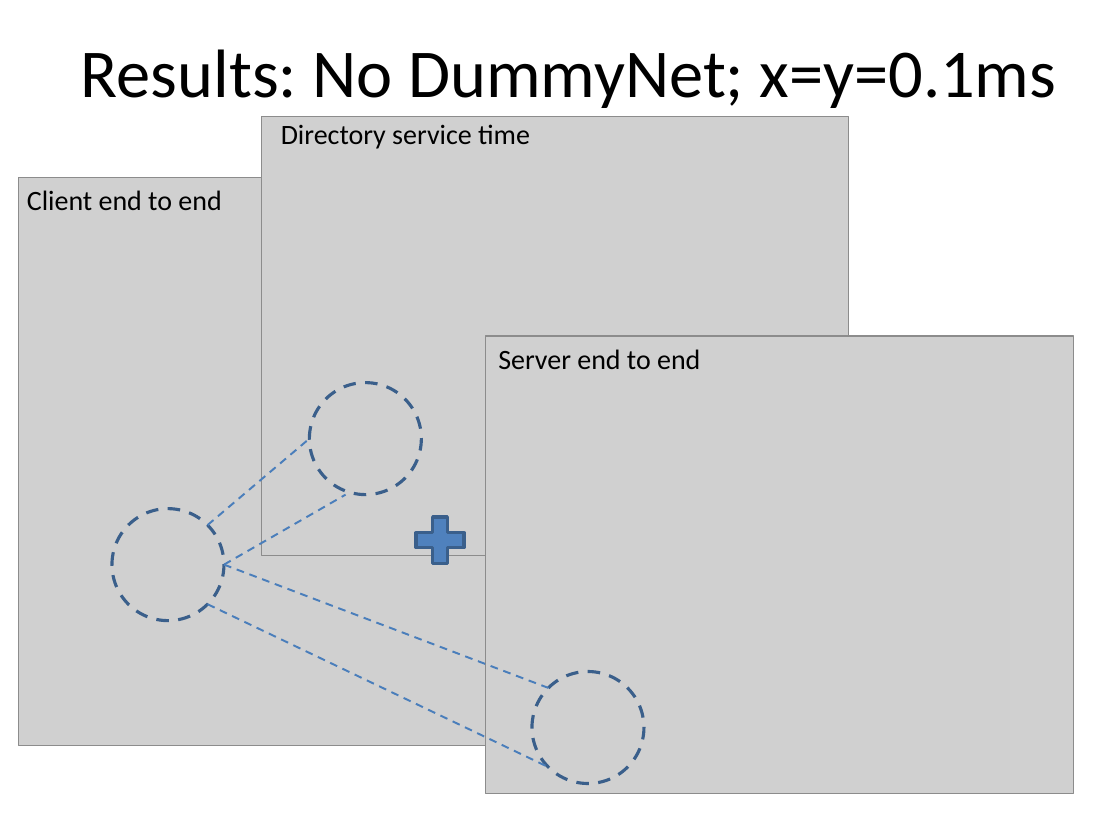
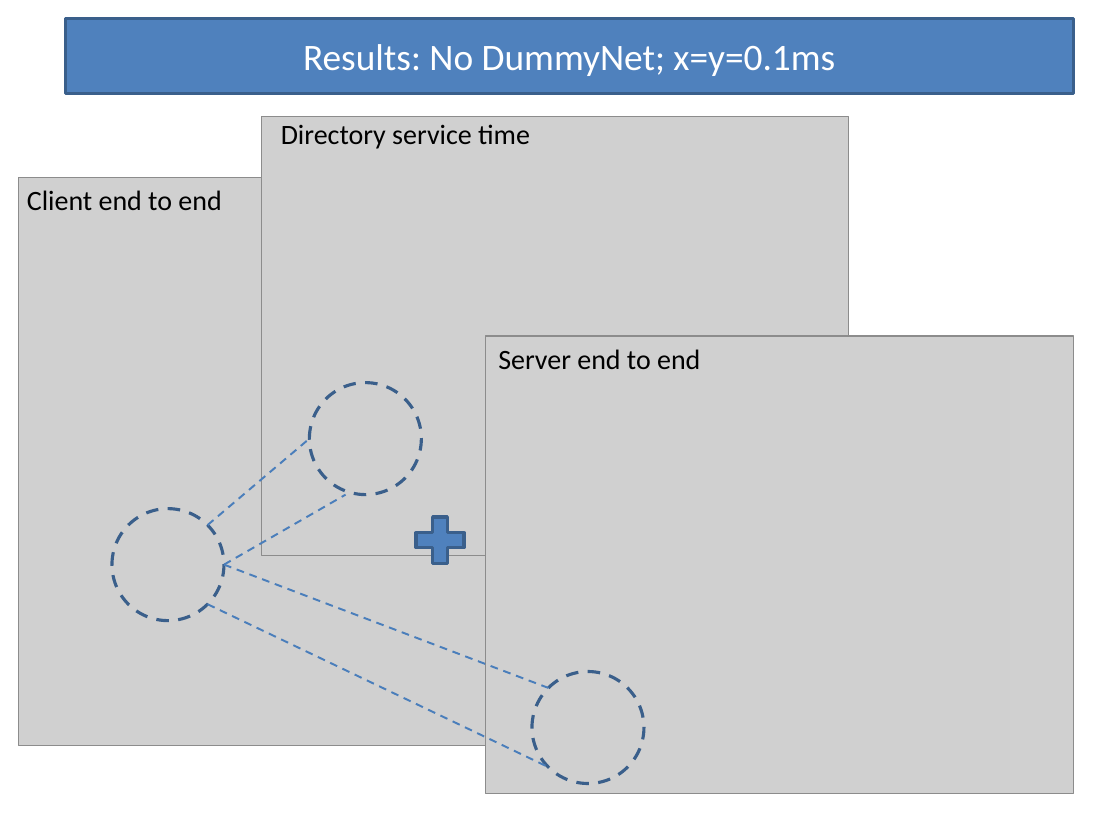
Before and after one commit to Slania/JPaxos-1, a slide deck: slide 29 of Paxos based directory updates for geo-replicated cloud storage.pptx. Drawn at 1120x840 pixels with LibreOffice and Linux fonts; fonts in the diff are those of the drawing; grey boxes stand for pictures. Boxes give left, top, right and bottom in pixels: in the first picture for what was removed or moved away, otherwise in the second. Text is boxed around its words. In the diff, an @@ line names an element or a change of style, - is before the commit and + after.

```diff
--- a/Paxos based directory updates for geo-replicated cloud storage.pptx
+++ b/Paxos based directory updates for geo-replicated cloud storage.pptx
@@ title "Results: No DummyNet; x=y=0.1ms": place and size @@
-title "Results: No DummyNet; x=y=0.1ms" at bbox=[81, 49, 1057, 108]
+title "Results: No DummyNet; x=y=0.1ms" at bbox=[65, 19, 1073, 94]
@@ title "Results: No DummyNet; x=y=0.1ms" at bbox=[65, 19, 1073, 94]: size 44 to 24 pt, text colour #000000 to #FFFFFF; fill none to #4F81BD; outline none to #3A5F8C 2 pt @@
```
Also in this commit, not shown: 17 other slides changed.
